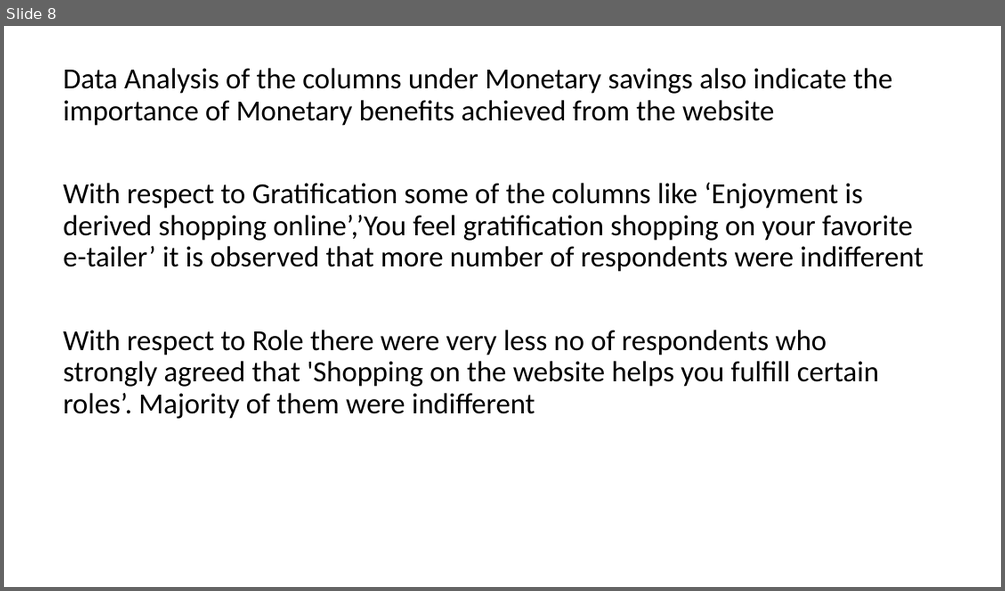
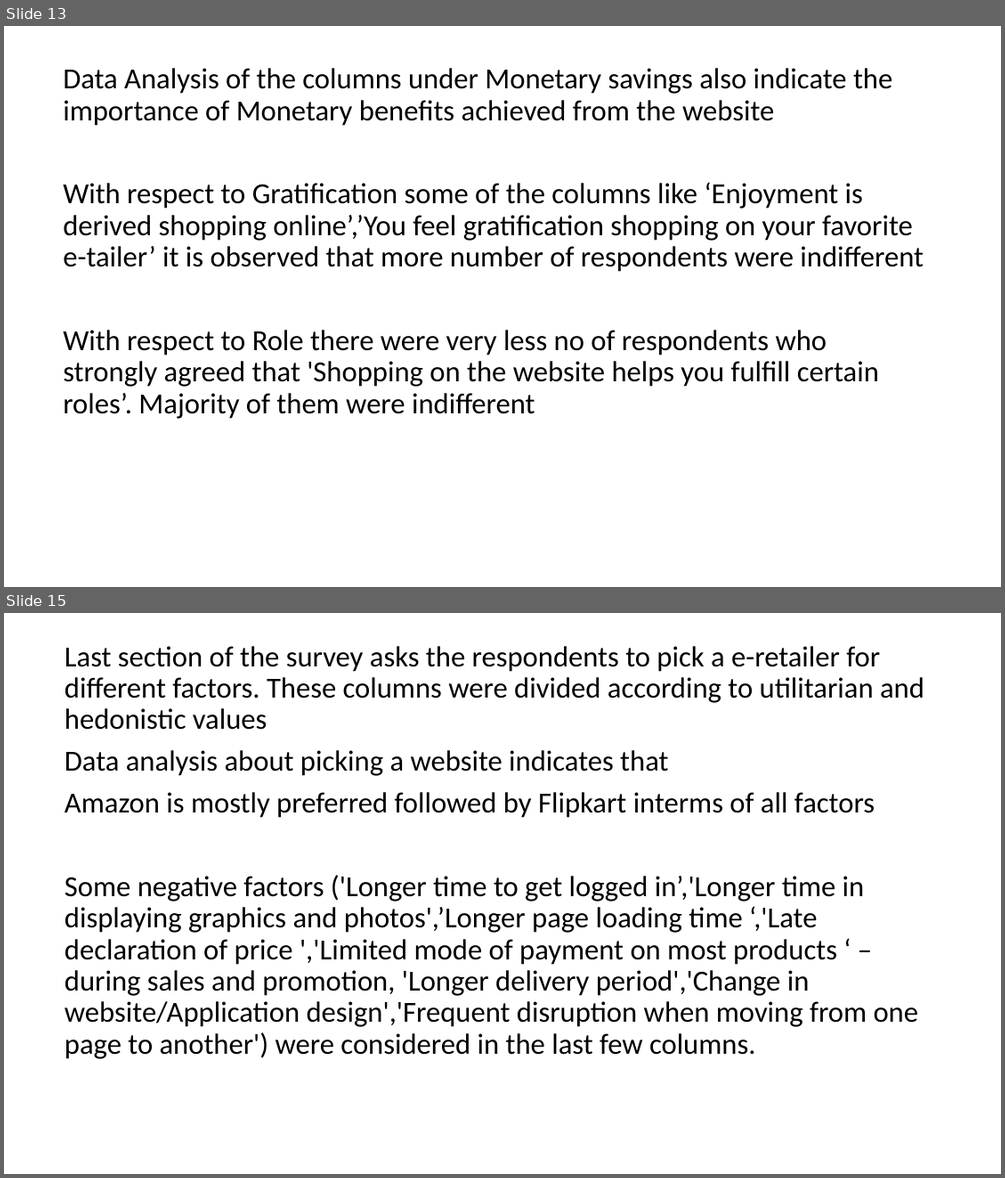
Before and after one commit to swathidamera/Internship, a slide deck: customer retention.ppt.pptx. Shown one above the other, each under a label of ours: slide 8 before the commit, slides 13 and 15 after it; the slides between them are not shown. The pictures are 1005x591 and 1005x1178 pixels, drawn with LibreOffice and Linux fonts; fonts in the diff are those of the drawing. Boxes give left, top, right and bottom in pixels: in the first picture for what was removed or moved away, otherwise in the second. Text is boxed around its words. In the diff, an @@ line names an element or a change of style, - is before the commit and + after.

```diff
--- a/customer retention.ppt.pptx
+++ b/customer retention.ppt.pptx
@@ slide 15 added at bbox=[4, 613, 1001, 1174], background #FFFFFF @@
@@ text added at bbox=[65, 646, 924, 1059], 28 pt, text #000000 @@
+Last section of the survey asks the respondents to pick a e-retailer for different factors. These columns were divided according to utilitarian and hedonistic values
+Data analysis about picking a website indicates that
+Amazon is mostly preferred followed by Flipkart interms of all factors
+Some negative factors ('Longer time to get logged in’,'Longer time in displaying graphics and photos',’Longer page loading time ‘,'Late declaration of price ','Limited mode of payment on most products ‘ –during sales and promotion, 'Longer delivery period','Change in website/Application design','Frequent disruption when moving from one page to another') were considered in the last few columns.
@@ what was slide 8 is now slide 13 @@
```
Also in this commit, not shown: 5 slides changed, 6 other slides added.
